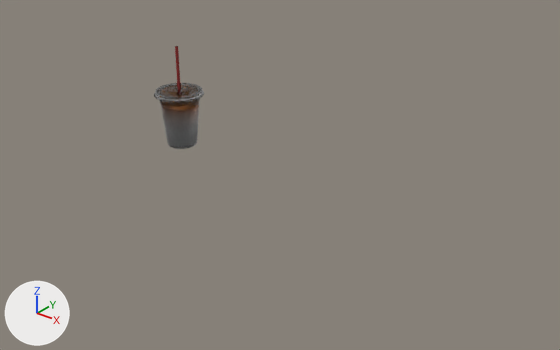
The Blender file assets/x3d/costa_iced_cup/costa_iced_cup.blend, before and after one commit.
Before and after are seen from a camera (50 mm lens) standing at (49.4, -45.8, 25.1) and looking at (9.9, 3.5, -5.5). Lighting does not change. The marker at lower left points along +X, +Y and +Z.
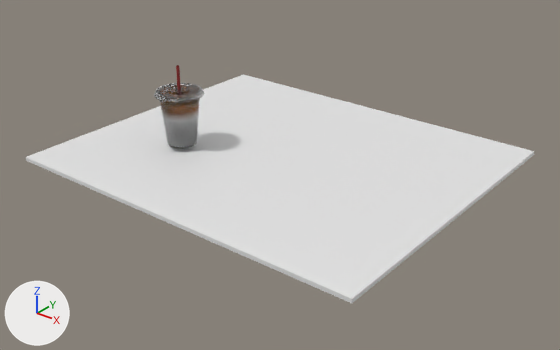
The newer file is also turned or shifted as a whole; pictures and numbers use the older file's frame.

Location of each change, (x1, y1, x2, y2) in pixels of the pictures (560 x 350 px):
'Cube.008', added
    after: (26, 74, 535, 303)
'Cylinder.002', moved, rescaled
    before: (175, 46, 181, 90)
    after: (176, 65, 181, 90)

Patch to the scene script:
```diff
--- a/assets/x3d/costa_iced_cup/costa_iced_cup.blend.py
+++ b/assets/x3d/costa_iced_cup/costa_iced_cup.blend.py
@@ me_cube @@
+me_cube.from_pydata(...)  # a box spanning x -1.0..1.0, y -1.0..1.0, z -1.0..1.0
@@ ob_cylinder_002 @@
 ob_cylinder_002 = bpy.data.objects.new('Cylinder.002', me_cylinder_005)
-ob_cylinder_002.location = (-0.03, 1.21, 0.78)
-ob_cylinder_002.scale = (0.148, 0.148, 4.31)
+ob_cylinder_002.location = (-0.03, 1.21, 0.07)
+ob_cylinder_002.scale = (0.148, 0.148, 3.24)
@@ ob_cube_008 @@
+ob_cube_008 = bpy.data.objects.new('Cube.008', me_cube)
+ob_cube_008.location = (8.4, 5.76, -4.86)
+ob_cube_008.scale = (18.1, 15.3, 0.184)
```
